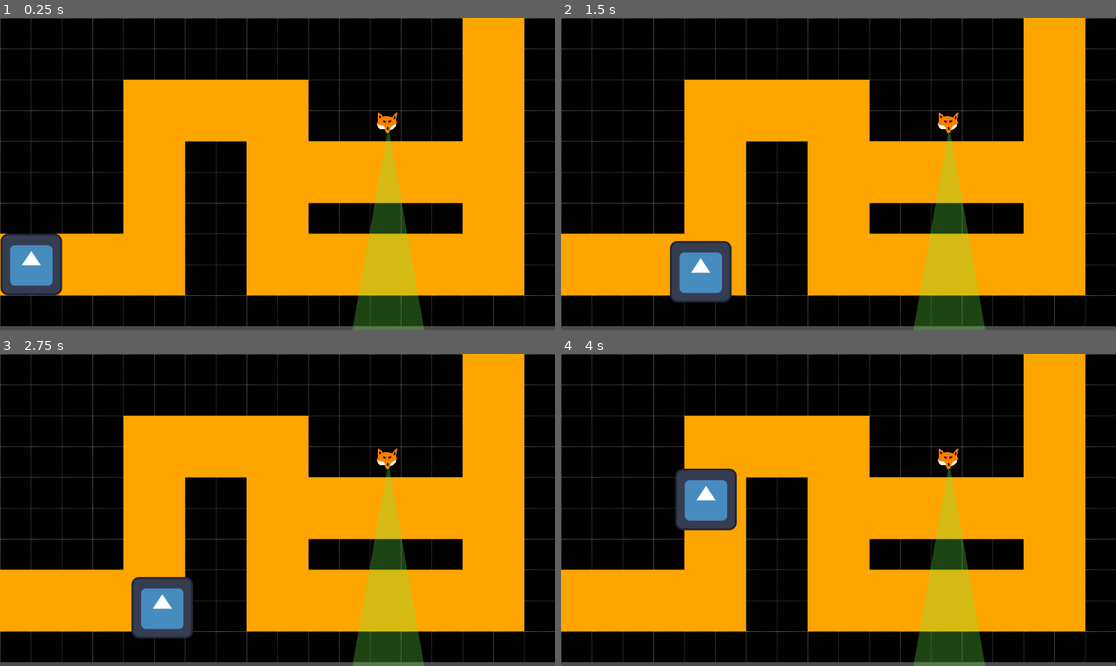
Above: before the commit, frames 1-4 (two rows, left to right).
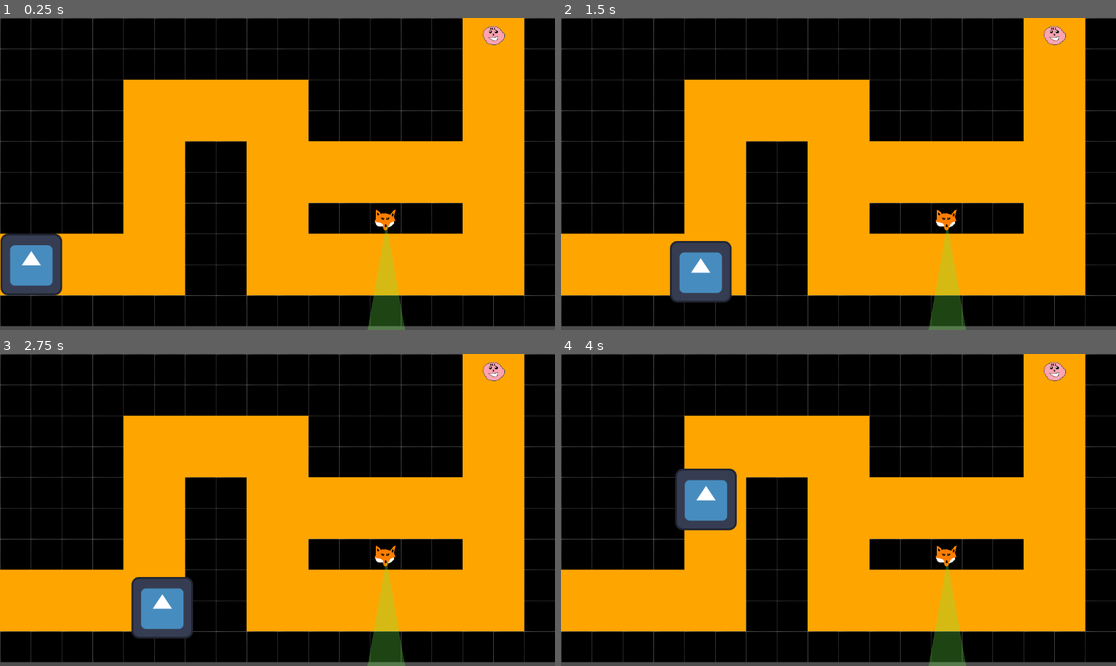
Above: after the commit, the same moments.

Repository: pbagnoud/minijam181
Game: Godot game, scene res://scenes/Main.tscn
Two runs of this game, one before a commit and one after it. Both use one fixed random seed, a clock stepped at 60 frames per second and the inputs below. The engine's default icon, where the game draws it, is replaced by a stand-in: a white triangle on a blue panel in a dark square.
Inputs:
- Up to frame 1 (0.25 s): no input
- Up to frame 2 (1.5 s): tap Enter at 0.5 s; hold Right (ui_right) 0.53-1.28 s; hold Down (ui_down) from 1.28 s (still down)
- Up to frame 3 (2.75 s): tap Space at 2 s; release Down (ui_down) at 2.03 s; hold Right (ui_right) from 2.03 s (still down)
- Up to frame 4 (4 s): tap Enter at 2.75 s; release Right (ui_right) at 2.78 s; hold Up (ui_up) 2.78-3.53 s; hold Left (ui_left) from 3.53 s (still down)

The runs differ from the first frame. In frame 1, 3.4% of the frame differs, in the area x 63-91%, y 2-100%; in frame 2, 3.4%; in frame 3, 3.4%; in frame 4, 3.4%.

Commit message:
Added goal

Diff:
--- a/minijam181/project.godot
+++ b/minijam181/project.godot
@@ -22,3 +22,11 @@
 [global_group]
 
 Player=""
+
+[input]
+
+move_left={
+"deadzone": 0.2,
+"events": [Object(InputEventKey,"resource_local_to_scene":false,"resource_name":"","device":-1,"window_id":0,"alt_pressed":false,"shift_pressed":false,"ctrl_pressed":false,"meta_pressed":false,"pressed":false,"keycode":0,"physical_keycode":4194319,"key_label":0,"unicode":0,"location":0,"echo":false,"script":null)
+]
+}
--- a/minijam181/scenes/Goal.tscn
+++ b/minijam181/scenes/Goal.tscn
@@ -1,6 +1,30 @@
-[gd_scene load_steps=2 format=3 uid="uid://uq1dwtg35l21"]
+[gd_scene load_steps=5 format=3 uid="uid://uq1dwtg35l21"]
 
 [ext_resource type="Script" uid="uid://65kfcwsbi6eq" path="res://scripts/but.gd" id="1_grq7m"]
+[ext_resource type="Texture2D" uid="uid://co65d4rs7pxl2" path="res://assets/goal_placeholder.png" id="2_sos67"]
 
-[node name="Goal" type="Node2D"]
+[sub_resource type="RectangleShape2D" id="RectangleShape2D_3id6j"]
+size = Vector2(46, 39)
+
+[sub_resource type="SpriteFrames" id="SpriteFrames_o27dl"]
+animations = [{
+"frames": [{
+"duration": 1.0,
+"texture": ExtResource("2_sos67")
+}],
+"loop": true,
+"name": &"default",
+"speed": 5.0
+}]
+
+[node name="Goal" type="Area2D"]
 script = ExtResource("1_grq7m")
+
+[node name="GoalCollisionShape" type="CollisionShape2D" parent="."]
+position = Vector2(-2, -1.5)
+shape = SubResource("RectangleShape2D_3id6j")
+
+[node name="AnimatedSprite2D" type="AnimatedSprite2D" parent="."]
+sprite_frames = SubResource("SpriteFrames_o27dl")
+
+[connection signal="body_entered" from="." to="." method="_on_body_entered"]
--- a/minijam181/scenes/Main.tscn
+++ b/minijam181/scenes/Main.tscn
@@ -1,10 +1,11 @@
-[gd_scene load_steps=9 format=4 uid="uid://ctfyiq4byuseh"]
+[gd_scene load_steps=10 format=4 uid="uid://ctfyiq4byuseh"]
 
 [ext_resource type="Script" uid="uid://cyhx7ri28jwbq" path="res://scripts/main.gd" id="1_elqb8"]
 [ext_resource type="Texture2D" uid="uid://c0w6qt1sbdaxy" path="res://assets/Map assets/path.png" id="2_0bbpv"]
 [ext_resource type="Texture2D" uid="uid://cvcgmfk8pha3a" path="res://assets/Map assets/wall.png" id="3_rarhs"]
 [ext_resource type="PackedScene" uid="uid://dema5gfnj8ak7" path="res://scenes/Enemy.tscn" id="4_rarhs"]
 [ext_resource type="PackedScene" uid="uid://bntvnfqnukc0h" path="res://scenes/Player.tscn" id="5_vcsgt"]
+[ext_resource type="PackedScene" uid="uid://uq1dwtg35l21" path="res://scenes/Goal.tscn" id="6_c01mt"]
 
 [sub_resource type="TileSetAtlasSource" id="TileSetAtlasSource_0bbpv"]
 texture = ExtResource("2_0bbpv")
@@ -31,7 +32,13 @@
 tile_set = SubResource("TileSet_nxtc6")
 
 [node name="Enemy" parent="." instance=ExtResource("4_rarhs")]
-position = Vector2(806, 225)
+position = Vector2(802, 427)
 
 [node name="Player" parent="." instance=ExtResource("5_vcsgt")]
 position = Vector2(65, 512)
+
+[node name="Goal" parent="." instance=ExtResource("6_c01mt")]
+position = Vector2(1027, 39)
+
+[connection signal="hit" from="Enemy" to="." method="_on_enemy_hit"]
+[connection signal="goal" from="Goal" to="." method="_on_goal_goal"]
--- a/minijam181/scripts/but.gd
+++ b/minijam181/scripts/but.gd
@@ -1 +1,7 @@
-extends Node2D
+extends Area2D
+
+signal goal
+
+func _on_body_entered(body: Node2D) -> void:
+	if body.is_in_group("Player"):
+		goal.emit()
--- a/minijam181/scripts/enemy.gd
+++ b/minijam181/scripts/enemy.gd
@@ -15,4 +15,3 @@
 func _on_vision_cone_area_2_body_entered(body: Node2D) -> void:
 	if body.is_in_group("Player") :
 		hit.emit()
-		print("HIT")
--- a/minijam181/scripts/main.gd
+++ b/minijam181/scripts/main.gd
@@ -1 +1,11 @@
 extends Node2D
+
+
+func _on_goal_goal() -> void:
+	print("FINI")
+	# Terminer la scene et passer au niveau suivant
+
+
+func _on_enemy_hit() -> void:
+	print("HIT")
+	# Terminer la scène et indiquer la défaite, proposer de recommencer ?
Binary file added: minijam181/assets/goal_placeholder.png
Not shown, added: minijam181/assets/goal_placeholder.png.import
